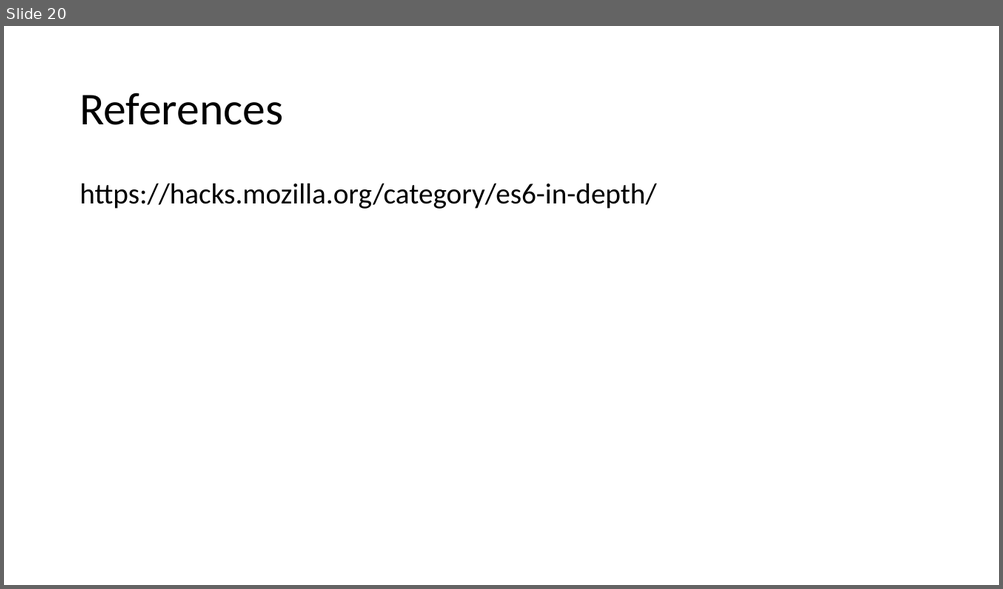
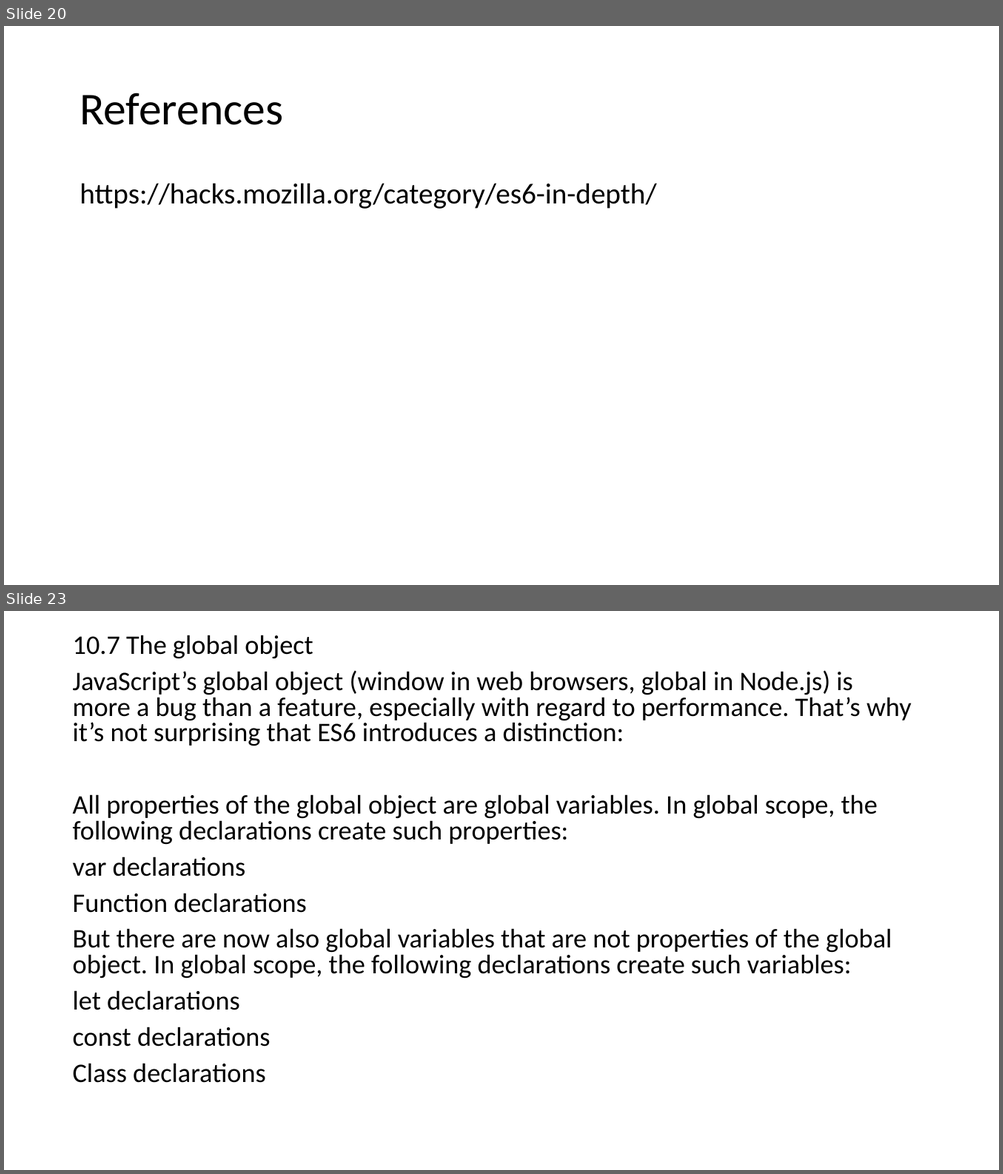
Before and after one commit to dzmitry-varabei/front-end-course, a slide deck: es6/es6.pptx. Shown one above the other, each under a label of ours: slide 20 before the commit, slides 20 and 23 after it; the slides between them are not shown. The pictures are 1003x589 and 1003x1174 pixels, drawn with LibreOffice and Linux fonts; fonts in the diff are those of the drawing. Boxes give left, top, right and bottom in pixels: in the first picture for what was removed or moved away, otherwise in the second. Text is boxed around its words. In the diff, an @@ line names an element or a change of style, - is before the commit and + after.

```diff
--- a/es6/es6.pptx
+++ b/es6/es6.pptx
@@ slide 23 added at <box>4,611,999,1170</box>, background #FFFFFF @@
@@ text added at <box>73,635,911,1083</box>, 25.9 pt, text #000000 @@
+10.7 The global object
+JavaScript’s global object (window in web browsers, global in Node.js) is more a bug than a feature, especially with regard to performance. That’s why it’s not surprising that ES6 introduces a distinction:
+All properties of the global object are global variables. In global scope, the following declarations create such properties:
+var declarations
+Function declarations
+But there are now also global variables that are not properties of the global object. In global scope, the following declarations create such variables:
+let declarations
+const declarations
+Class declarations
```
Also in this commit, not shown: 6 other slides added, 8 other files.
